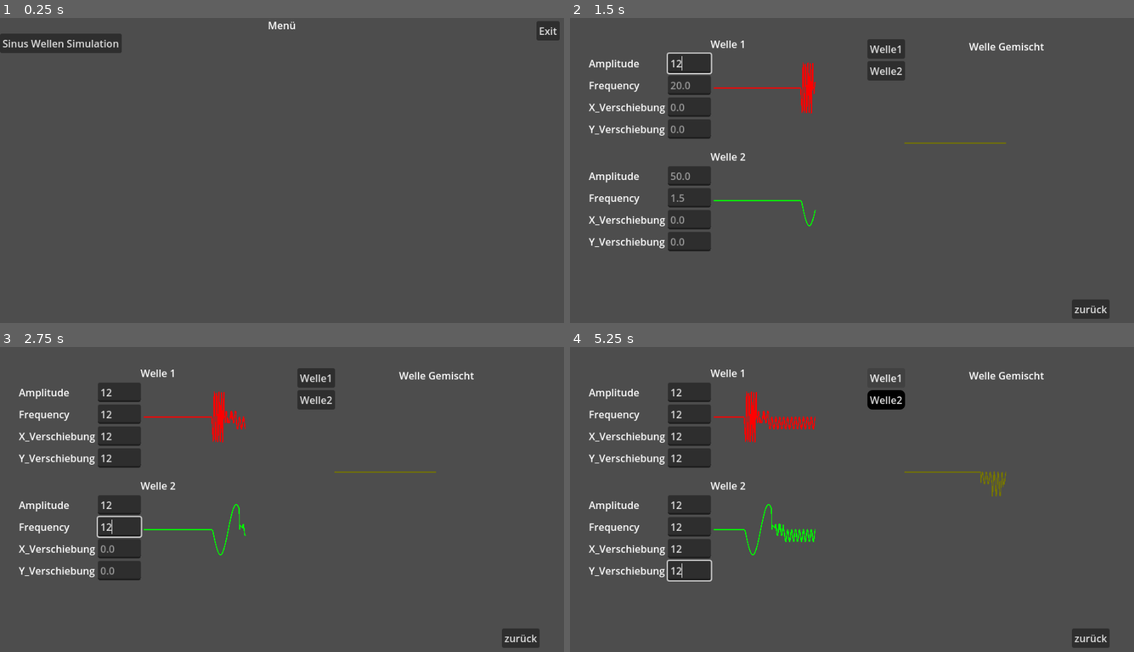
Above: before the commit, frames 1-4 (two rows, left to right).
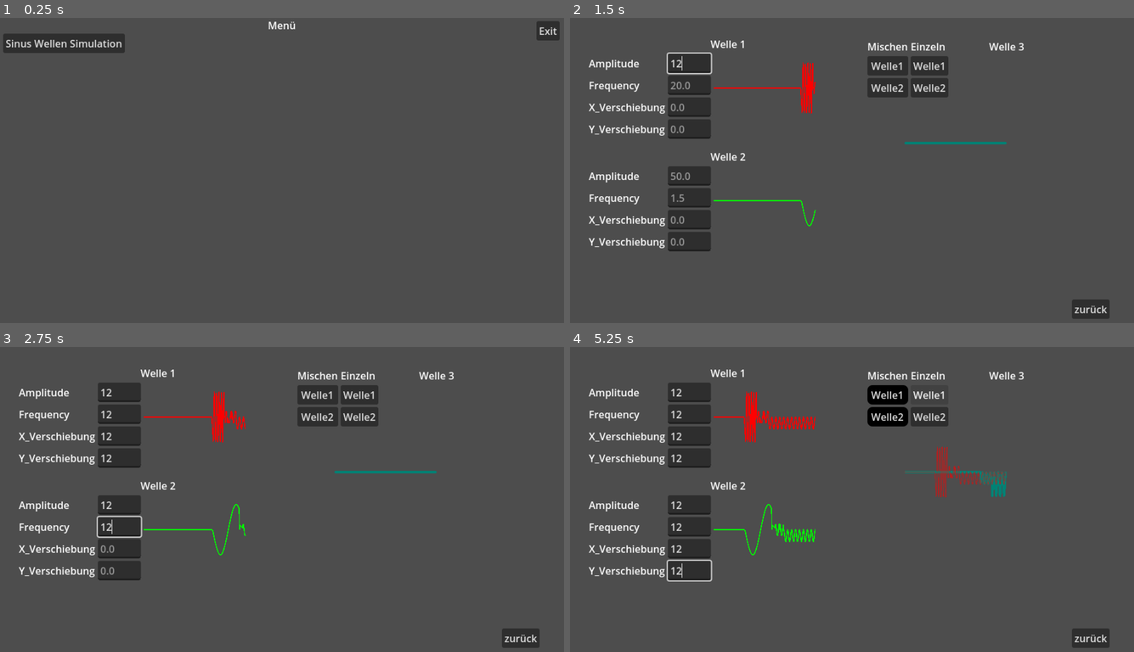
Above: after the commit, the same moments.

Repository: Beginner090902/MeineBastelEcke
Game: Godot game, scene res://Hauptmenü/hauptmenü.tscn
The game is run twice, just before and just after one commit, with the same random seed, the same clock (stepped at 60 frames per second) and the same inputs.
Inputs (mouse positions are in pixels of both pictures, inside the frame that each line leads up to):
- Up to frame 1 (0.25 s): no input
- Up to frame 2 (1.5 s): click "Sinus Wellen Simulation" at 0.5 s; click (688, 63) at 1.27 s; type "12" at 1.35 s
- Up to frame 3 (2.75 s): click (118, 414) at 1.5 s; type "12" at 1.58 s; click (118, 435) at 1.73 s; type "12" at 1.82 s; click (118, 456) at 2.02 s; type "12" at 2.1 s; click (118, 505) at 2.25 s; type "12" at 2.33 s; click (118, 526) at 2.48 s; type "12" at 2.57 s
- Up to frame 4 (5.25 s): click (688, 548) at 2.77 s; type "12" at 2.85 s; click (688, 569) at 3 s; type "12" at 3.08 s; click "Welle1" at 3.5 s; click "Welle2" at 4.25 s; click "Welle1" at 5 s

The runs differ from the first frame. In frame 1, 0.4% of the frame differs, in the area x 0-23%, y 5-12%; in frame 2, 2.2%; in frame 3, 2.2%; in frame 4, 2.4%, in the area x 52-84%, y 8-50%.

Commit message:
Add sinus wave simulation scripts and update scene configurations

Diff:
--- a/Hauptmenü/hauptmenü.tscn
+++ b/Hauptmenü/hauptmenü.tscn
@@ -18,8 +18,9 @@
 
 [node name="ScrollContainer" type="ScrollContainer" parent="."]
 layout_mode = 0
+offset_left = 5.0
 offset_top = 25.0
-offset_right = 900.0
+offset_right = 895.0
 offset_bottom = 425.0
 
 [node name="GridContainer" type="GridContainer" parent="ScrollContainer"]
--- /dev/null
+++ b/Sinus-Simulation/1+2bereich-sinus2.gd
@@ -0,0 +1,62 @@
+extends Line2D
+
+var num_points  = SinusWellen.num_points
+var abstand  = SinusWellen.abstand
+var geschwindigkeit  = SinusWellen.geschwindigkeit
+
+var bewegungs_geschwindigkeit: float
+var sichtbar := 0
+
+
+func _ready() -> void:
+	# Lösche vorherige Punkte, falls vorhanden
+	clear_points()
+	start_line()
+	hide()
+func start_line():
+	for i in range(num_points):
+		add_point(Vector2(i * abstand,0))
+
+
+
+func _process(delta: float) -> void:
+	if sichtbar == 0:
+		hide()
+	else:
+		show()
+
+	var amplitude = SinusWellen.amplitude2
+	var frequency = SinusWellen.frequency2
+	var offset_x = SinusWellen.offset_x2
+	var offeset_y = SinusWellen.offset_y2
+	bewegungs_geschwindigkeit += geschwindigkeit * delta
+
+	for i in range(num_points - 1):
+		var next_pos = get_point_position(i + 1)
+		set_point_position(i, Vector2(next_pos.x - abstand, next_pos.y))
+
+	var y = amplitude * sin(frequency * bewegungs_geschwindigkeit + offset_x) + offeset_y
+	set_point_position(num_points-1, Vector2(num_points* abstand +1, y))
+
+
+func _on_amp_eingabe_1_text_changed(new_text: String) -> void:
+	SinusWellen.amplitude2 = float(new_text)
+
+
+func _on_fre_eingabe_1_text_changed(new_text: String) -> void:
+	SinusWellen.frequency2 = float(new_text)
+
+func _on_xver_eingabe_1_text_changed(new_text: String) -> void:
+	SinusWellen.offset_x2 = float(new_text)
+
+
+func _on_yver_eingabe_1_text_changed(new_text: String) -> void:
+	SinusWellen.offset_y2 = float(new_text)
+
+
+func  _on_welle_2_einzeln_button_pressed()-> void:
+	if sichtbar  == 0:
+		sichtbar = 1
+	else:
+		sichtbar = 0
+	print(sichtbar)
--- /dev/null
+++ b/Sinus-Simulation/1+2bereich-sinus_1.gd
@@ -0,0 +1,62 @@
+extends Line2D
+
+var num_points  = SinusWellen.num_points
+var abstand  = SinusWellen.abstand
+var geschwindigkeit  = SinusWellen.geschwindigkeit
+
+var bewegungs_geschwindigkeit: float
+var sichtbar := 0
+
+
+func _ready() -> void:
+	# Lösche vorherige Punkte, falls vorhanden
+	clear_points()
+	start_line()
+	hide()
+func start_line():
+	for i in range(num_points):
+		add_point(Vector2(i * abstand,0))
+
+
+
+func _process(delta: float) -> void:
+	if sichtbar == 0:
+		hide()
+	else:
+		show()
+
+	var amplitude = SinusWellen.amplitude1
+	var frequency = SinusWellen.frequency1
+	var offset_x = SinusWellen.offset_x1
+	var offeset_y = SinusWellen.offset_y1
+	bewegungs_geschwindigkeit += geschwindigkeit * delta
+
+	for i in range(num_points - 1):
+		var next_pos = get_point_position(i + 1)
+		set_point_position(i, Vector2(next_pos.x - abstand, next_pos.y))
+
+	var y = amplitude * sin(frequency * bewegungs_geschwindigkeit + offset_x) + offeset_y
+	set_point_position(num_points-1, Vector2(num_points* abstand +1, y))
+
+
+func _on_amp_eingabe_1_text_changed(new_text: String) -> void:
+	SinusWellen.amplitude1 = float(new_text)
+
+
+func _on_fre_eingabe_1_text_changed(new_text: String) -> void:
+	SinusWellen.frequency1 = float(new_text)
+
+func _on_xver_eingabe_1_text_changed(new_text: String) -> void:
+	SinusWellen.offset_x1 = float(new_text)
+
+
+func _on_yver_eingabe_1_text_changed(new_text: String) -> void:
+	SinusWellen.offset_y1 = float(new_text)
+
+
+func _on_welle_1_einzeln_button_pressed() -> void:
+	if sichtbar  == 0:
+		sichtbar = 1
+	else:
+		sichtbar = 0
+	print(sichtbar)
--- a/Sinus-Simulation/kurvenbereich.tscn
+++ b/Sinus-Simulation/kurvenbereich.tscn
@@ -1,12 +1,16 @@
-[gd_scene load_steps=9 format=3 uid="uid://c6w2llwaw2d3u"]
+[gd_scene load_steps=13 format=3 uid="uid://c6w2llwaw2d3u"]
 
 [ext_resource type="Script" uid="uid://dgeb7keo48lkf" path="res://Sinus-Simulation/Sinus-Wellen-Simulaton.gd" id="1_4dnlt"]
 [ext_resource type="PackedScene" uid="uid://bvbscjgvy6ius" path="res://Sinus-Simulation/sinus_1.tscn" id="2_c04v5"]
 [ext_resource type="Script" uid="uid://dtnf284a7e6nx" path="res://Sinus-Simulation/sinus_2.gd" id="3_wifh4"]
 [ext_resource type="Script" uid="uid://dns8g73gy4w1b" path="res://Sinus-Simulation/sinus_1+2.gd" id="4_23w5p"]
 [ext_resource type="Script" uid="uid://cpw6s7ow8xyef" path="res://Sinus-Simulation/welle_1_button.gd" id="5_28wuw"]
+[ext_resource type="Script" uid="uid://y45hhbamojvm" path="res://Sinus-Simulation/1+2bereich-sinus_1.gd" id="5_yetfu"]
+[ext_resource type="Script" uid="uid://dl2jru5jk8mgq" path="res://Sinus-Simulation/1+2bereich-sinus2.gd" id="6_l7bv2"]
+[ext_resource type="Script" uid="uid://bfdlulug1rdu5" path="res://Sinus-Simulation/welle_1_einzeln_button.gd" id="6_wifh4"]
 [ext_resource type="Script" uid="uid://c1vj7q666jw4k" path="res://Sinus-Simulation/welle_2_button.gd" id="6_yetfu"]
 [ext_resource type="Script" uid="uid://dq7dklabqqhlb" path="res://Sinus-Simulation/zurück_button.gd" id="7_c04v5"]
+[ext_resource type="Script" uid="uid://cqwnv5q0jqvgt" path="res://Sinus-Simulation/welle_2_einzeln_button.gd" id="8_23w5p"]
 
 [sub_resource type="StyleBoxFlat" id="StyleBoxFlat_7fwq1"]
 bg_color = Color(1, 0, 0, 1)
@@ -156,20 +160,42 @@
 [node name="Sinus1+2" parent="Sinus1+2bereich/Control" instance=ExtResource("2_c04v5")]
 position = Vector2(60, 170)
 scale = Vector2(0.8, 0.8)
-default_color = Color(0.45956, 0.459559, 6.73831e-07, 1)
+width = 4.0
+default_color = Color(2.5028e-06, 0.510523, 0.458261, 1)
 script = ExtResource("4_23w5p")
 
+[node name="Sinus1" parent="Sinus1+2bereich/Control" instance=ExtResource("2_c04v5")]
+position = Vector2(60, 170)
+scale = Vector2(0.8, 0.8)
+default_color = Color(1, 0, 0, 0.392157)
+script = ExtResource("5_yetfu")
+
+[node name="Sinus2" parent="Sinus1+2bereich/Control" instance=ExtResource("2_c04v5")]
+position = Vector2(60, 170)
+scale = Vector2(0.8, 0.8)
+default_color = Color(0, 1, 0, 0.392157)
+script = ExtResource("6_l7bv2")
+
 [node name="Label" type="Label" parent="Sinus1+2bereich"]
 layout_mode = 2
-text = "Welle Gemischt"
+text = "Welle 3"
 horizontal_alignment = 1
 
 [node name="Tasten_zum_aneigen_der_wellen" type="GridContainer" parent="Sinus1+2bereich/Label"]
 layout_mode = 0
 offset_right = 60.0
 offset_bottom = 140.0
-
-[node name="Welle1_Button" type="Button" parent="Sinus1+2bereich/Label/Tasten_zum_aneigen_der_wellen"]
+columns = 2
+
+[node name="Mischen-Label" type="Label" parent="Sinus1+2bereich/Label/Tasten_zum_aneigen_der_wellen"]
+layout_mode = 2
+text = "Mischen"
+
+[node name="Einzeln-Label" type="Label" parent="Sinus1+2bereich/Label/Tasten_zum_aneigen_der_wellen"]
+layout_mode = 2
+text = "Einzeln"
+
+[node name="Welle1-mischen_Button" type="Button" parent="Sinus1+2bereich/Label/Tasten_zum_aneigen_der_wellen"]
 layout_mode = 2
 focus_mode = 0
 theme_override_colors/icon_pressed_color = Color(0.977937, 0.977937, 0.977937, 1)
@@ -177,11 +203,25 @@
 text = "Welle1"
 script = ExtResource("5_28wuw")
 
-[node name="Welle2_Button" type="Button" parent="Sinus1+2bereich/Label/Tasten_zum_aneigen_der_wellen"]
+[node name="Welle1-einzeln_Button" type="Button" parent="Sinus1+2bereich/Label/Tasten_zum_aneigen_der_wellen"]
+layout_mode = 2
+focus_mode = 0
+theme_override_colors/icon_pressed_color = Color(0.977937, 0.977937, 0.977937, 1)
+theme_override_styles/pressed = SubResource("StyleBoxFlat_7fwq1")
+text = "Welle1"
+script = ExtResource("6_wifh4")
+
+[node name="Welle2-mischen_Button" type="Button" parent="Sinus1+2bereich/Label/Tasten_zum_aneigen_der_wellen"]
 layout_mode = 2
 focus_mode = 0
 text = "Welle2"
 script = ExtResource("6_yetfu")
+
+[node name="Welle2-einzeln_Button" type="Button" parent="Sinus1+2bereich/Label/Tasten_zum_aneigen_der_wellen"]
+layout_mode = 2
+focus_mode = 0
+text = "Welle2"
+script = ExtResource("8_23w5p")
 
 [node name="Zurück-button" type="Button" parent="."]
 layout_mode = 0
@@ -200,6 +240,8 @@
 [connection signal="text_changed" from="Sinus2bereich/Text_Eingabe/Fre_Eingabe" to="Sinus2bereich/Control/Sinus2" method="_on_fre_eingabe_text_changed"]
 [connection signal="text_changed" from="Sinus2bereich/Text_Eingabe/Xver_Eingabe" to="Sinus2bereich/Control/Sinus2" method="_on_xver_eingabe_text_changed"]
 [connection signal="text_changed" from="Sinus2bereich/Text_Eingabe/Yver_Eingabe" to="Sinus2bereich/Control/Sinus2" method="_on_yver_eingabe_text_changed"]
-[connection signal="pressed" from="Sinus1+2bereich/Label/Tasten_zum_aneigen_der_wellen/Welle1_Button" to="Sinus1+2bereich/Control/Sinus1+2" method="_on_welle_1_button_pressed"]
-[connection signal="pressed" from="Sinus1+2bereich/Label/Tasten_zum_aneigen_der_wellen/Welle2_Button" to="Sinus1+2bereich/Control/Sinus1+2" method="_on_welle_2_button_pressed"]
+[connection signal="pressed" from="Sinus1+2bereich/Label/Tasten_zum_aneigen_der_wellen/Welle1-mischen_Button" to="Sinus1+2bereich/Control/Sinus1+2" method="_on_welle_1_button_pressed"]
+[connection signal="pressed" from="Sinus1+2bereich/Label/Tasten_zum_aneigen_der_wellen/Welle1-einzeln_Button" to="Sinus1+2bereich/Control/Sinus1" method="_on_welle_1_einzeln_button_pressed"]
+[connection signal="pressed" from="Sinus1+2bereich/Label/Tasten_zum_aneigen_der_wellen/Welle2-mischen_Button" to="Sinus1+2bereich/Control/Sinus1+2" method="_on_welle_2_button_pressed"]
+[connection signal="pressed" from="Sinus1+2bereich/Label/Tasten_zum_aneigen_der_wellen/Welle2-einzeln_Button" to="Sinus1+2bereich/Control/Sinus2" method="_on_welle_2_einzeln_button_pressed"]
 [connection signal="pressed" from="Zurück-button" to="Zurück-button" method="_on_pressed"]
--- /dev/null
+++ b/Sinus-Simulation/welle_1_einzeln_button.gd
@@ -0,0 +1,27 @@
+extends Button
+var button_gedrückt := 0
+
+#func _ready():
+	# Anfangszustand: Text, transparenter Hintergrund
+	#self.add_theme_stylebox_override("normal", make_style(Color(0, 0, 0, 0)))  # Transparent
+
+func _pressed():
+	if button_gedrückt == 0:
+		button_gedrückt = 1
+	else:
+		button_gedrückt = 0
+	if button_gedrückt == 1:
+		#Wenn gedrückt: Schwarzer Hintergrund
+		self.add_theme_stylebox_override("normal", make_style(Color(0, 0, 0, 1)))
+	else:
+		self.add_theme_stylebox_override("normal", make_style(Color(0, 0, 0, 0.3)))
+
+
+func make_style(bg_color: Color) -> StyleBoxFlat:
+	var sb = StyleBoxFlat.new()
+	sb.bg_color = bg_color
+	sb.corner_radius_top_left = 8
+	sb.corner_radius_top_right = 8
+	sb.corner_radius_bottom_left = 8
+	sb.corner_radius_bottom_right = 8
+	return sb
--- /dev/null
+++ b/Sinus-Simulation/welle_2_einzeln_button.gd
@@ -0,0 +1,27 @@
+extends Button
+var button_gedrückt := 0
+
+#func _ready():
+	# Anfangszustand: Text, transparenter Hintergrund
+	#self.add_theme_stylebox_override("normal", make_style(Color(0, 0, 0, 0)))  # Transparent
+
+func _pressed():
+	if button_gedrückt == 0:
+		button_gedrückt = 1
+	else:
+		button_gedrückt = 0
+	if button_gedrückt == 1:
+		#Wenn gedrückt: Schwarzer Hintergrund
+		self.add_theme_stylebox_override("normal", make_style(Color(0, 0, 0, 1)))
+	else:
+		self.add_theme_stylebox_override("normal", make_style(Color(0, 0, 0, 0.3)))
+
+
+func make_style(bg_color: Color) -> StyleBoxFlat:
+	var sb = StyleBoxFlat.new()
+	sb.bg_color = bg_color
+	sb.corner_radius_top_left = 8
+	sb.corner_radius_top_right = 8
+	sb.corner_radius_bottom_left = 8
+	sb.corner_radius_bottom_right = 8
+	return sb
Not shown, added: Sinus-Simulation/1+2bereich-sinus2.gd.uid
Not shown, added: Sinus-Simulation/1+2bereich-sinus_1.gd.uid
Not shown, added: Sinus-Simulation/welle_1_einzeln_button.gd.uid
Not shown, added: Sinus-Simulation/welle_2_einzeln_button.gd.uid
Not shown, changed: export_presets.cfg
